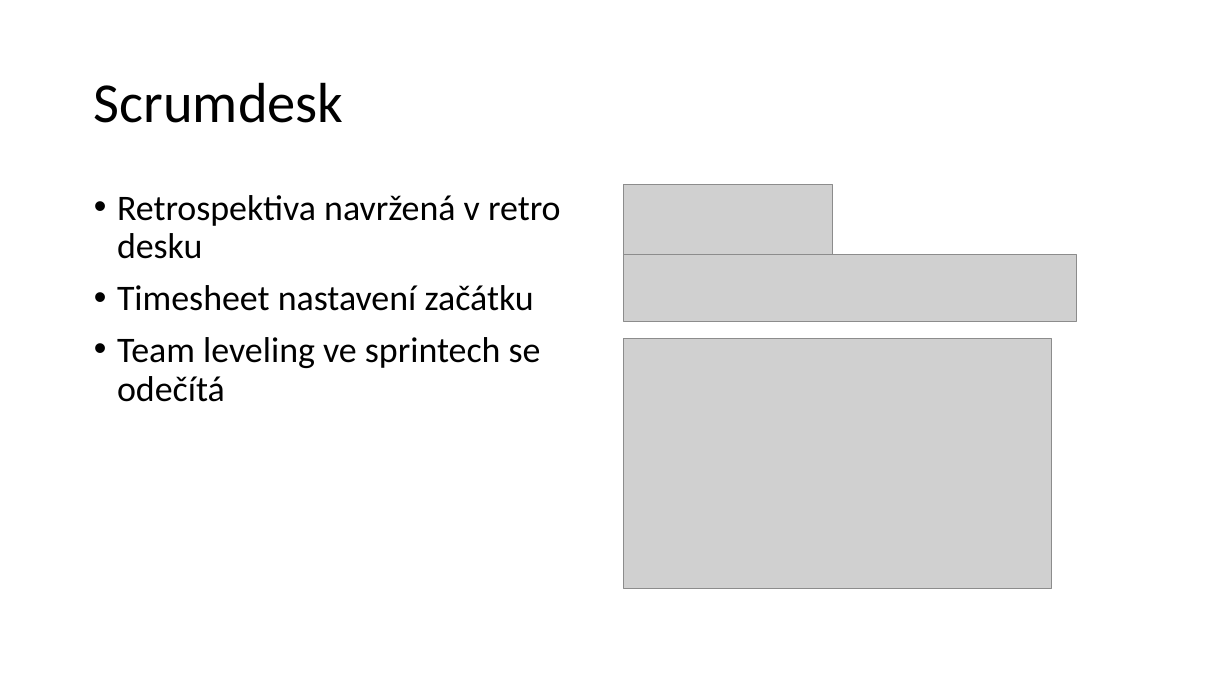
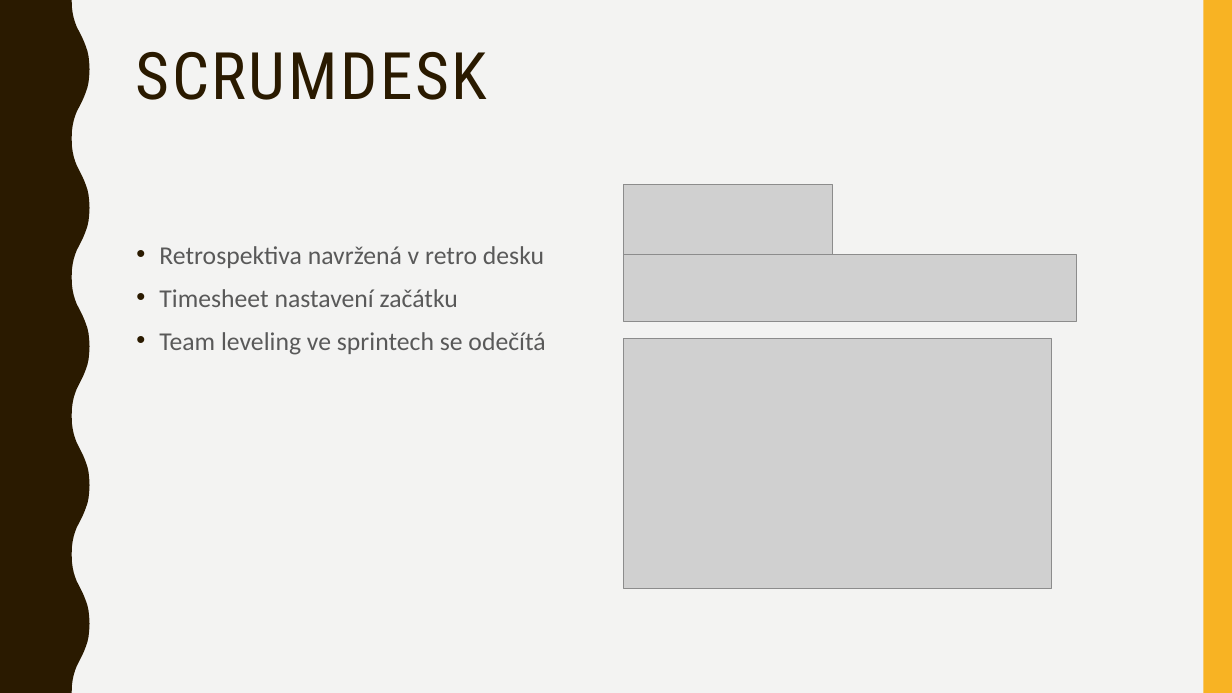
Before and after one commit to hruska07/Apollo13, a slide deck: slide 6 of docs/Apollo 13 - Logos Polytechnikos.pptx. Drawn at 1232x693 pixels with LibreOffice and Linux fonts; fonts in the diff are those of the drawing; grey boxes stand for pictures. Boxes give left, top, right and bottom in pixels: in the first picture for what was removed or moved away, otherwise in the second. Text is boxed around its words. In the diff, an @@ line names an element or a change of style, - is before the commit and + after.

```diff
--- a/docs/Apollo 13 - Logos Polytechnikos.pptx
+++ b/docs/Apollo 13 - Logos Polytechnikos.pptx
@@ background #FFFFFF to #F3F3F2 @@
@@ freeform shape added at [0,0,90,693], fill #2A1A00 @@
@@ rectangle added at [1203,0,1232,693], fill #F8B323 @@
@@ title "SCRUMDESK" at [136,52,487,100]: vertical alignment middle to top @@
@@ title at [136,52,487,100]: text changed; size 44 to 51 pt; font Calibri to Roboto Condensed; text colour #000000 to #2A1A00 @@
-Scrumdesk
+SCRUMDESK
@@ text "Retrospektiva navržená v retro desku": place and size @@
-text "Retrospektiva navržená v retro desku" at [117,195,561,402]
+text "Retrospektiva navržená v retro desku" at [159,246,545,355]
@@ text "Retrospektiva navržená v retro desku" at [159,246,545,355]: size 28 to 20 pt, text colour #000000 to #595959; line spacing 0.9 to 1.1; less space between paragraphs @@
```
Also in this commit, not shown: 8 other slides changed, 4 slides added.
